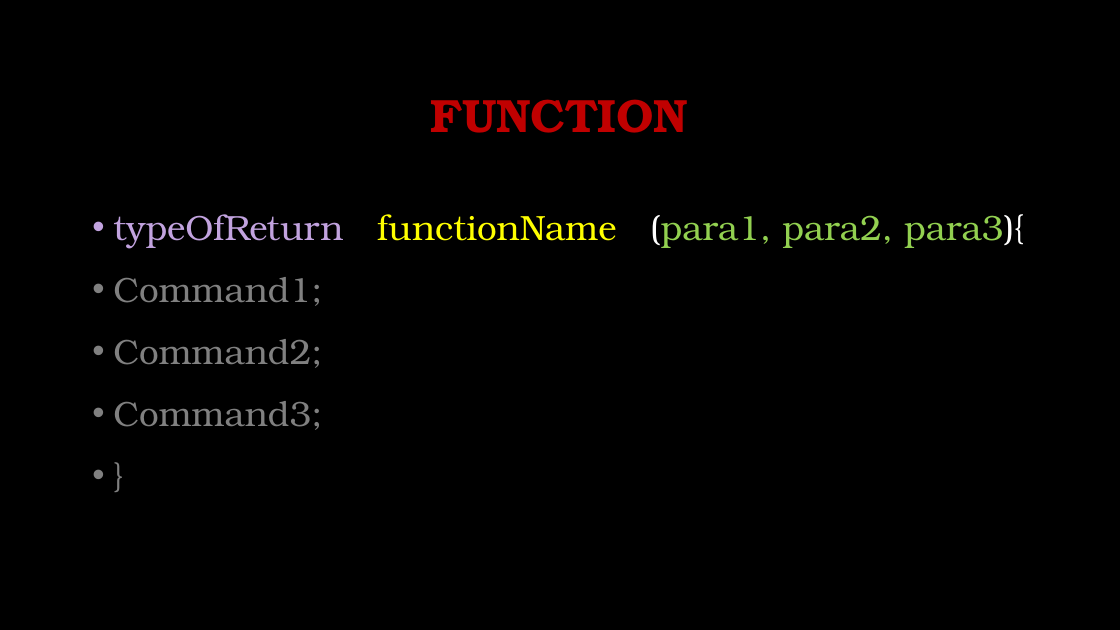
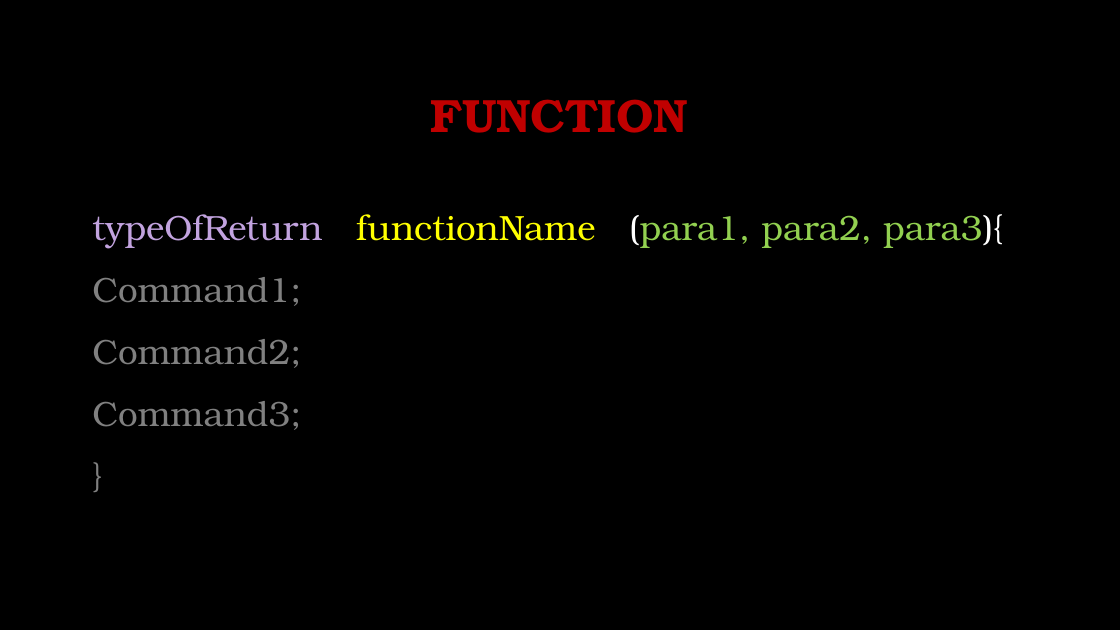
Before and after one commit to pmer/Simple-Game-Leading-Material, a slide deck: slide 14 of 1st workshop_22A REVIEW.pptx. Drawn at 1120x630 pixels with LibreOffice and Linux fonts; fonts in the diff are those of the drawing; background and template pictures are left out. Boxes give left, top, right and bottom in pixels: in the first picture for what was removed or moved away, otherwise in the second. Text is boxed around its words. In the diff, an @@ line names an element or a change of style, - is before the commit and + after.

```diff
--- a/1st workshop_22A REVIEW.pptx
+++ b/1st workshop_22A REVIEW.pptx
@@ text "typeOfReturn functionName (para1, para2, para3){" at [92,214,1003,430]: bullet • to none @@
```
Also in this commit, not shown: 4 other slides changed.
